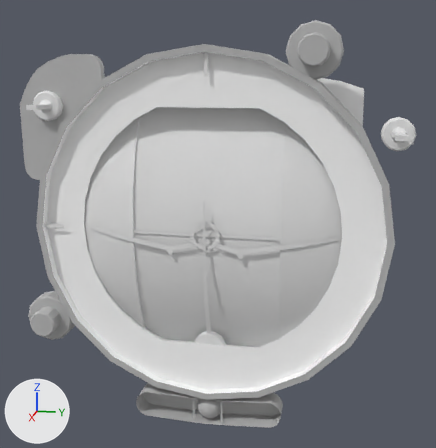
The Blender file Models/Instruments/AI/ai_new.blend, before and after one commit.
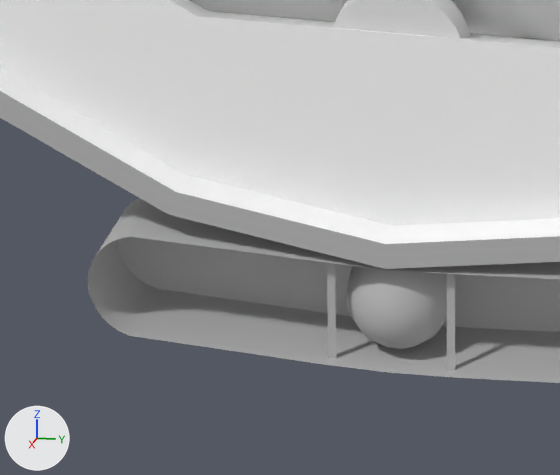
The first picture shows the older version from a camera (50 mm lens) standing at (0.1801, 0.039, 0.0444) and looking at (-0.0063, 0.0017, -0.0022). The close-ups show both versions on the part from 27% to 57% of the width and 75% to 100% of the height of that picture; other places that the commit changed are outside them. Every picture has the same lights, and +X, +Y and +Z are marked at lower left.

The older version as bpy lines, for what is in view:
```python
me_circle_003 = bpy.data.meshes.new('Circle.003')
me_circle_003.from_pydata(...)  # 80 vertices, 41 faces; spans x -1.24..0.99, y -5.45..5.45, z -0.86..0.77
me_circle_003.polygons.foreach_set('use_smooth', [True] * 41)
me_circle_003.materials.append(mat_generic)  # its picture is missing
me_plane_004 = bpy.data.meshes.new('Plane.004')
me_plane_004.from_pydata([(-0.9, -0.2, 0.0), (1.0, -0.2, 0.0), (-0.9, 1.3, 0.0), (1.0, 1.3, 0.0), (-0.9, 21.1, 0.0), (1.0, 21.1, 0.0), (-1.0, 22.6, 0.0), (1.0, 22.6, 0.0)], [], [(0, 1, 3, 2), (4, 5, 7, 6)])
me_plane_004.materials.append(mat_generic)  # its picture is missing
me_sphere = bpy.data.meshes.new('Sphere')
me_sphere.from_pydata(...)  # 118 vertices, 116 faces; spans x -0.307..0.036, y -0.222..0.222, z -0.209..0.238
me_sphere.polygons.foreach_set('use_smooth', [True] * 116)
me_sphere.materials.append(mat_generic)  # its picture is missing
ob_sideslipball = bpy.data.objects.new('sideslipBall', me_sphere)
ob_sideslipball.location = (0.00311, 0.0, -0.06432)
ob_sideslipball.scale = (0.0193, 0.0193, 0.0193)
ob_sideslipcage = bpy.data.objects.new('sideslipCage', me_circle_003)
ob_sideslipcage.location = (0.00061, -0.00002, -0.06405)
ob_sideslipcage.rotation_euler = (0.0, 1.571, 0.0)  # degrees (0, 90, 0)
ob_sideslipcage.scale = (0.00449, 0.00449, 0.00449)
ob_sideslipmarkers = bpy.data.objects.new('sideslipMarkers', me_plane_004)
ob_sideslipmarkers.location = (0.00302, -0.00503, -0.06377)
ob_sideslipmarkers.rotation_euler = (0.0, 1.571, 0.0)  # degrees (0, 90, 0)
ob_sideslipmarkers.scale = (0.00461, 0.00045, 0.00461)
# also in view: 'pitchTape' at (-0.0043, 0.0, -0.0014); 'azimuthNeedle' at (0.0023, 0.0, -0.0204); 'bezel' at (-0.0016, -0.0038, -0.0031); 'face' at (-0.002, -0.0001, -0.0031)
```
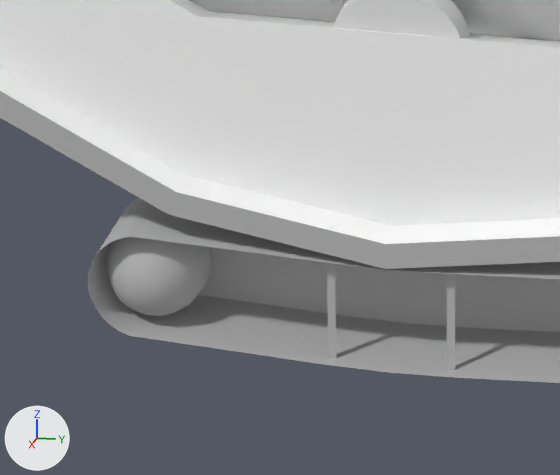
The change in detail:
Object 'sideslipBall' (ob_sideslipball) moves from (0.00311, 0.0, -0.06432) to (0.00311, -0.02001, -0.06379).

Boxes [x1, y1, x2, y2] around the edits, measured in the close-ups (560 x 475 px):
'sideslipBall', moved: before [346, 266, 447, 349]; after [105, 237, 211, 316]
